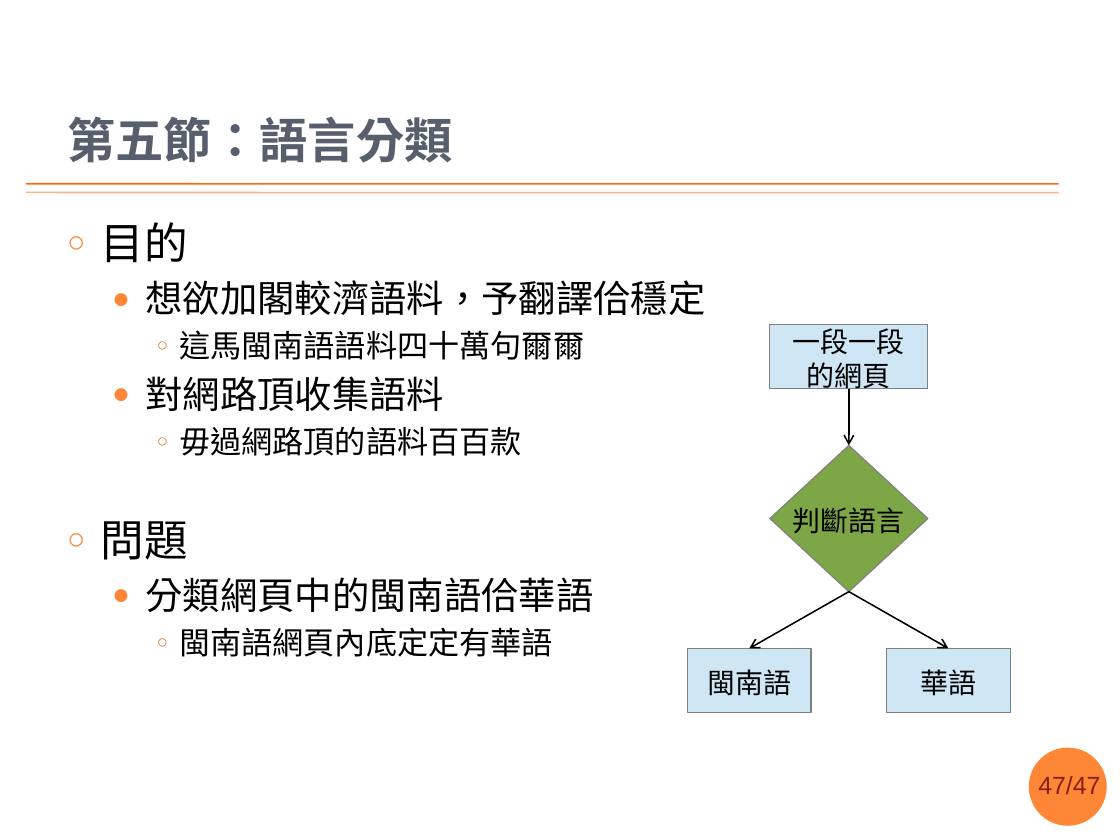
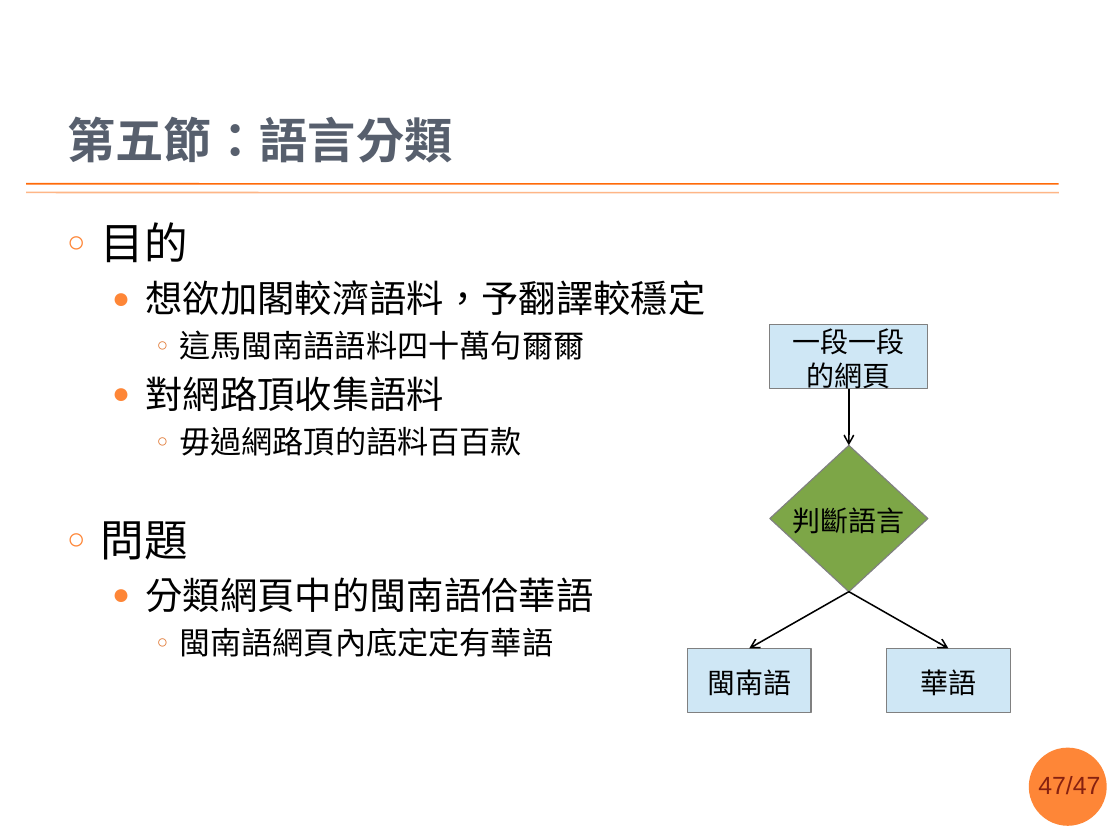
Before and after one commit to sih4sing5hong5/po3-ko3_tau5-iann2-phinn3, a slide deck: slide 47 of 翻譯報告.pptx. Drawn at 1120x840 pixels with LibreOffice and Linux fonts; fonts in the diff are those of the drawing; background and template pictures are left out. Boxes give left, top, right and bottom in pixels: in the first picture for what was removed or moved away, otherwise in the second. Text is boxed around its words. In the diff, an @@ line names an element or a change of style, - is before the commit and + after.

```diff
--- a/翻譯報告.pptx
+++ b/翻譯報告.pptx
@@ text at box(146, 280, 706, 315): text changed @@
-  ● 想欲加閣較濟語料，予翻譯佮穩定
+  ● 想欲加閣較濟語料，予翻譯較穩定
```
Also in this commit, not shown: 10 other slides changed.
